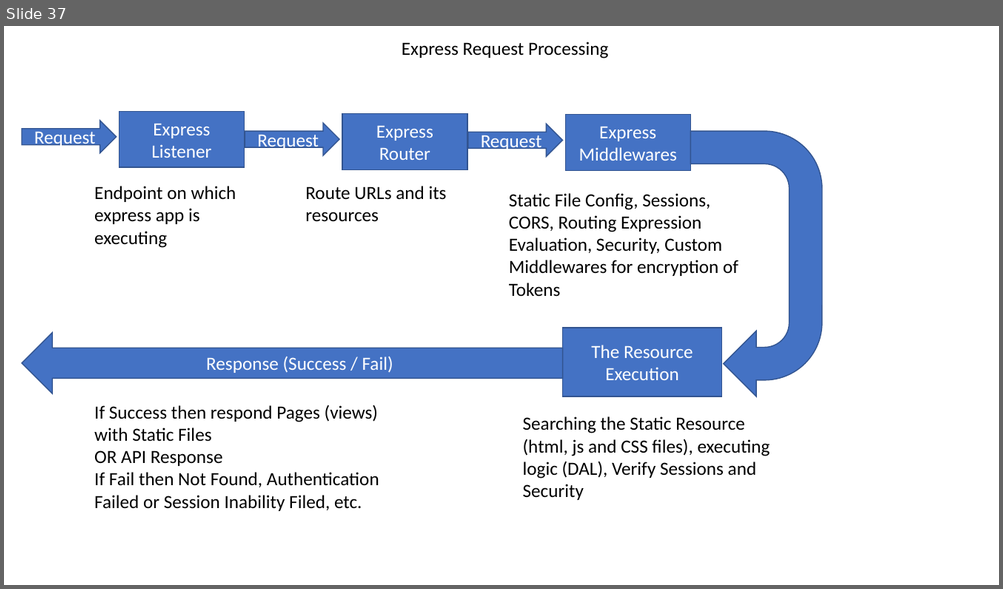
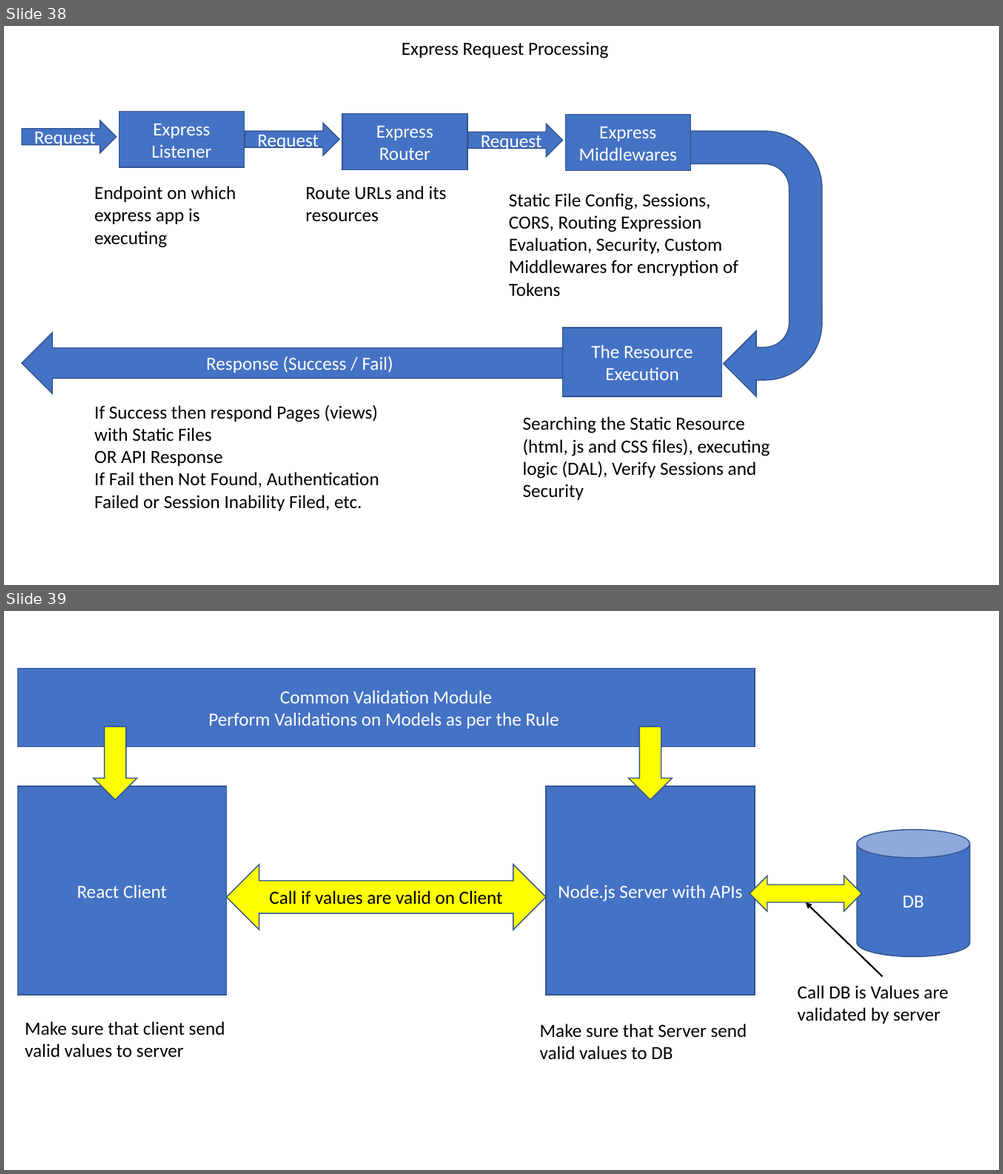
Before and after one commit to maheshsabnis/blazemarch2021, a slide deck: SpotPPTs.pptx. Shown one above the other, each under a label of ours: slide 37 before the commit, slides 38 and 39 after it. The pictures are 1003x589 and 1003x1174 pixels, drawn with LibreOffice and Linux fonts; fonts in the diff are those of the drawing. Boxes give left, top, right and bottom in pixels: in the first picture for what was removed or moved away, otherwise in the second. Text is boxed around its words. In the diff, an @@ line names an element or a change of style, - is before the commit and + after.

```diff
--- a/SpotPPTs.pptx
+++ b/SpotPPTs.pptx
@@ slide 39 added at box(4, 611, 999, 1170), background #FFFFFF @@
@@ rectangle added at box(17, 669, 754, 747), fill #4472C4, outline #325491 1 pt, 18 pt, text #FFFFFF @@
+Common Validation Module
+Perform Validations on Models as per the Rule
@@ down arrow added at box(94, 726, 136, 800), fill #FFFF00, outline #325491 1 pt @@
@@ down arrow added at box(629, 726, 671, 800), fill #FFFF00, outline #325491 1 pt @@
@@ rectangle added at box(17, 786, 226, 995), fill #4472C4, outline #325491 1 pt, 18 pt, text #FFFFFF @@
+React Client
@@ rectangle added at box(546, 786, 754, 995), fill #4472C4, outline #325491 1 pt, 18 pt, text #FFFFFF @@
+Node.js Server with APIs
@@ cylinder added at box(856, 829, 970, 957), fill #4472C4, outline #325491 1 pt, 18 pt, text #FFFFFF @@
+DB
@@ left right arrow added at box(226, 865, 546, 931), fill #FFFF00, outline #325491 1 pt, 18 pt, text #000000 @@
+Call if values are valid on Client
@@ left right arrow added at box(749, 876, 861, 911), fill #FFFF00, outline #325491 1 pt @@
@@ arrow added from (882, 977) to (805, 903), #000000 1.5 pt @@
@@ text added at box(797, 985, 948, 1024), 18 pt, text #000000 @@
+Call DB is Values are validated by server
@@ text added at box(25, 1022, 225, 1058), 18 pt, text #000000 @@
+Make sure that client send valid values to server
@@ text added at box(540, 1024, 747, 1060), 18 pt, text #000000 @@
+Make sure that Server send valid values to DB
@@ what was slide 37 is now slide 38 @@
```
Also in this commit, not shown: 1 other slide added, 13 other files.
